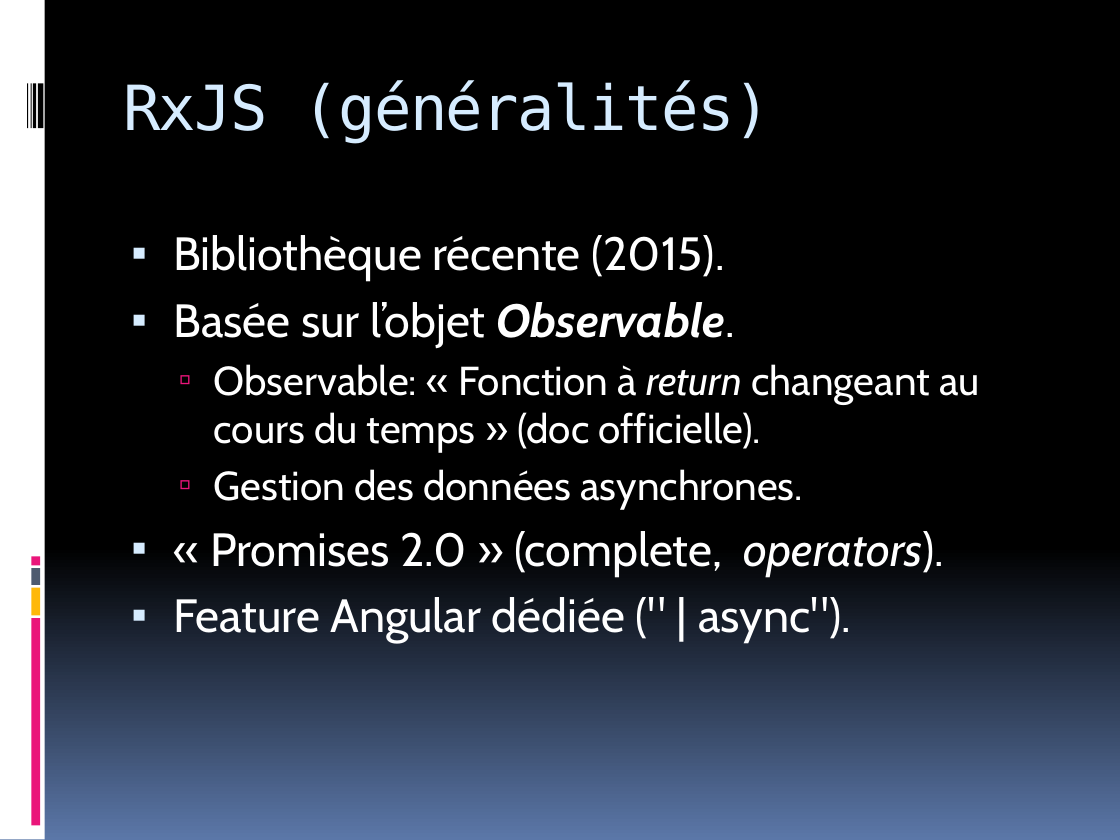
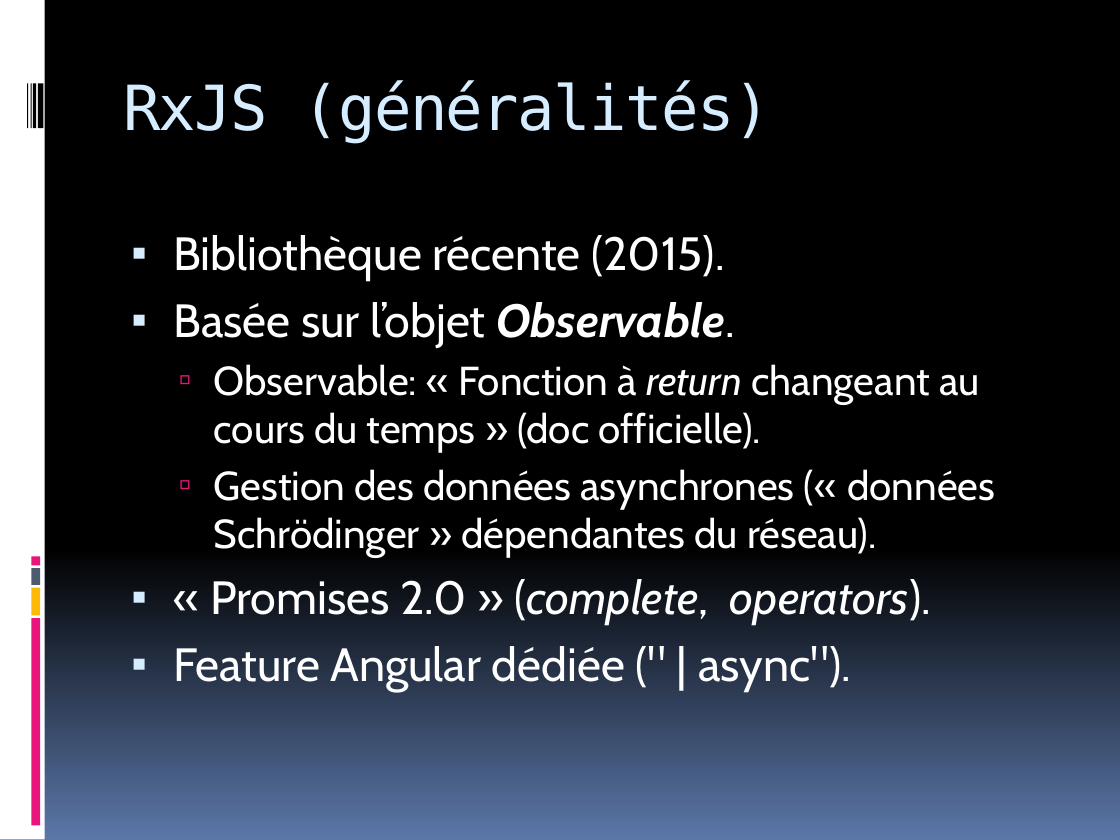
Before and after one commit to Savancosinus/rxjsproject, a slide deck: slide 3 of RxJS_MARBLE_ET_OPERATOR.pptx. Drawn at 1120x840 pixels with LibreOffice and Linux fonts; fonts in the diff are those of the drawing. Boxes give left, top, right and bottom in pixels: in the first picture for what was removed or moved away, otherwise in the second. Text is boxed around its words. In the diff, an @@ line names an element or a change of style, - is before the commit and + after.

```diff
--- a/RxJS_MARBLE_ET_OPERATOR.pptx
+++ b/RxJS_MARBLE_ET_OPERATOR.pptx
@@ text at (x1=214, y1=469, x2=995, y2=558): text changed @@
-  ▫ Gestion des données asynchrones.
+  ▫ Gestion des données asynchrones (« données Schrödinger » dépendantes du réseau).
@@ text at (x1=210, y1=579, x2=931, y2=626): italic on in "(complete," @@
```
Also in this commit, not shown: 5 other slides changed, 2 other files.
